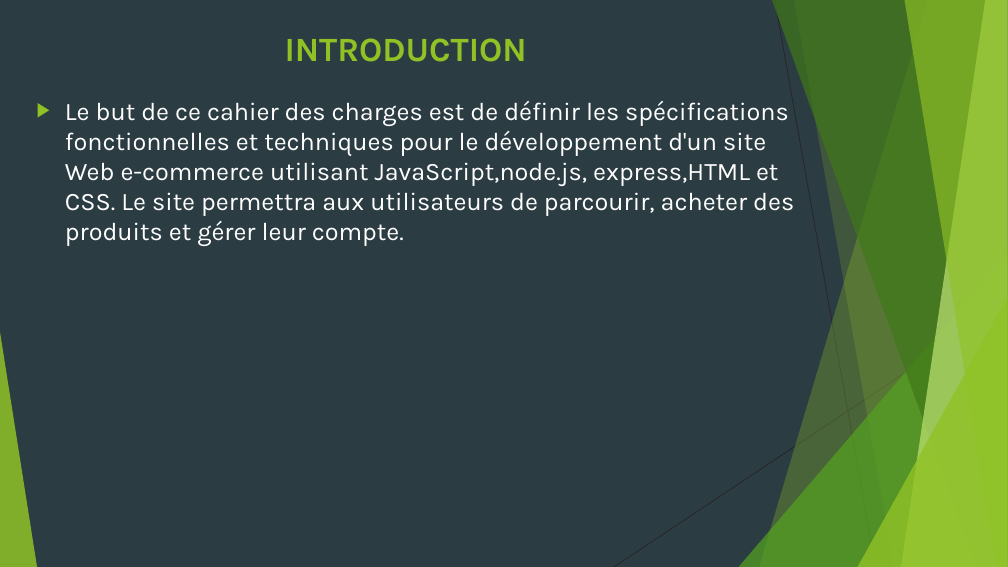
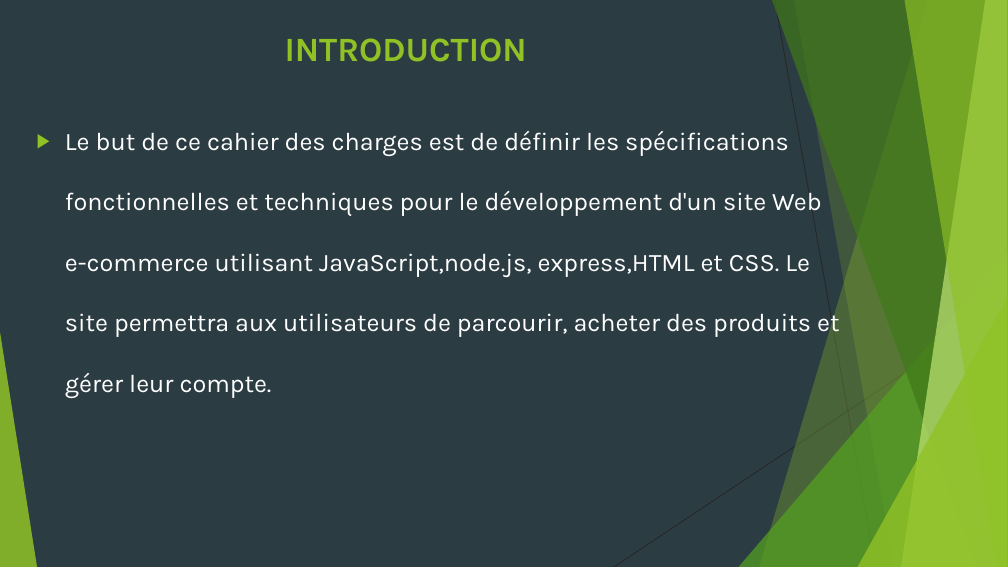
Before and after one commit to GenNelem/CEFOD-Stage, a slide deck: slide 2 of zamanna presentation.pptx. Drawn at 1008x567 pixels with LibreOffice and Linux fonts; fonts in the diff are those of the drawing. Boxes give left, top, right and bottom in pixels: in the first picture for what was removed or moved away, otherwise in the second. Text is boxed around its words. In the diff, an @@ line names an element or a change of style, - is before the commit and + after.

```diff
--- a/zamanna presentation.pptx
+++ b/zamanna presentation.pptx
@@ text "Le but de ce cahier ..." at (x1=65, y1=131, x2=839, y2=398): line spacing 1 to 2 @@
```
Also in this commit, not shown: 2 other slides changed, 1 slide added, 3 other files.
